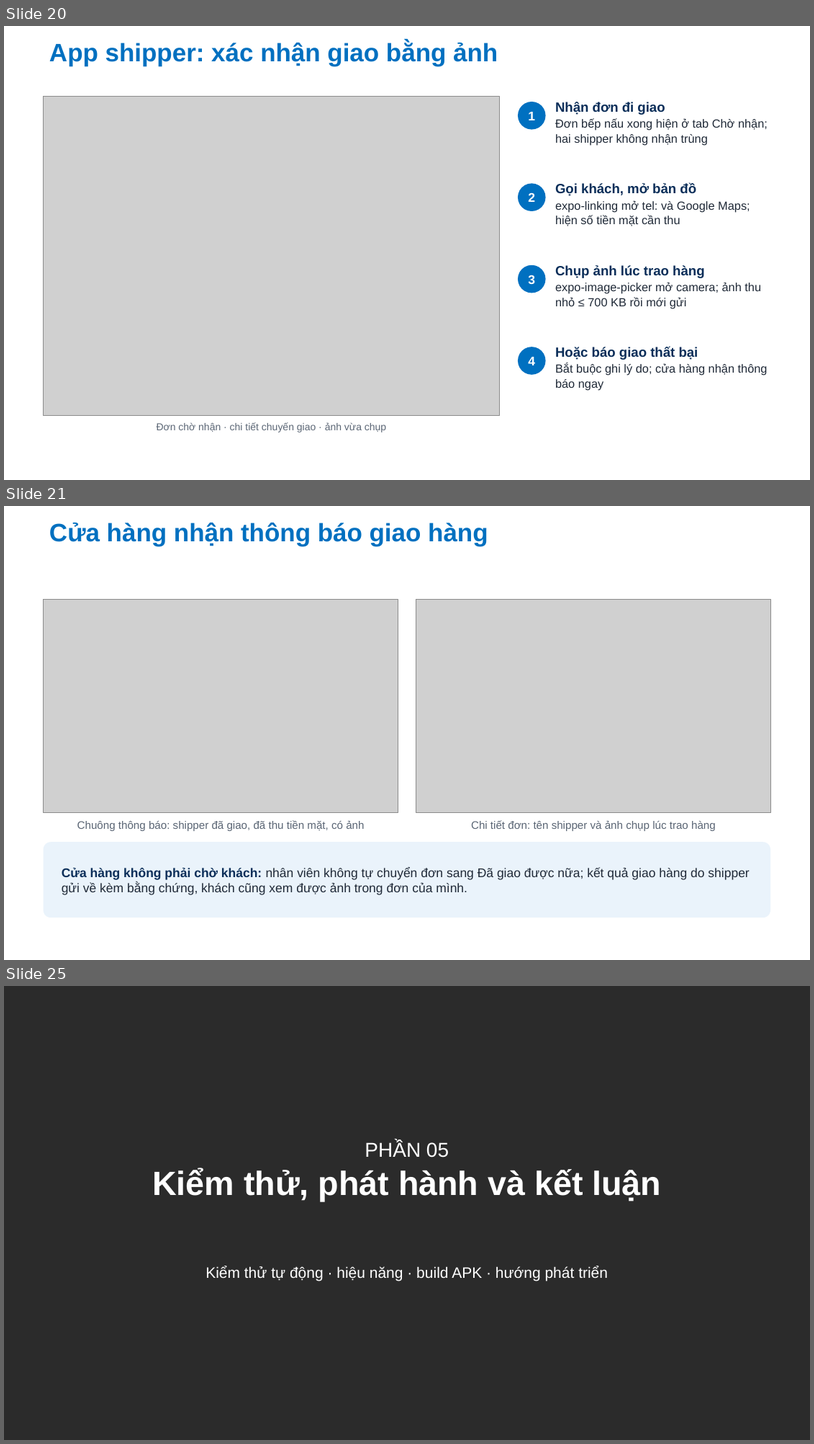
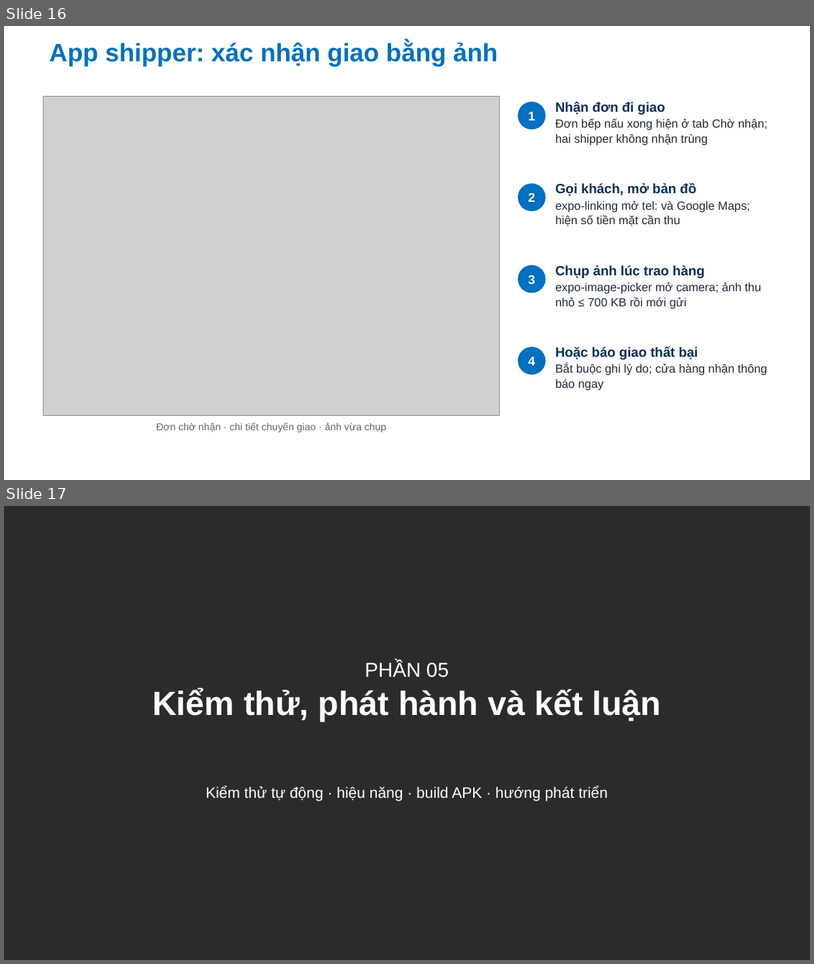
Before and after one commit to Anpham120/restaurant-ordering-mobile, a slide deck: docs/Slide_PTUDDD_AtlasRestaurant.pptx. Shown one above the other, each under a label of ours: slides 20, 21 and 25 before the commit, slides 16 and 17 after it; the slides between them are not shown. The pictures are 814x1444 and 814x964 pixels, drawn with LibreOffice and Linux fonts; fonts in the diff are those of the drawing; grey boxes stand for pictures; background and template pictures are left out; a plain dark background stands for a picture behind light text. Boxes give left, top, right and bottom in pixels: in the first picture for what was removed or moved away, otherwise in the second. Text is boxed around its words. In the diff, an @@ line names an element or a change of style, - is before the commit and + after.

```diff
--- a/docs/Slide_PTUDDD_AtlasRestaurant.pptx
+++ b/docs/Slide_PTUDDD_AtlasRestaurant.pptx
@@ slide 21 removed at (4, 506, 810, 960), background #FFFFFF @@
@@ title removed at (49, 523, 488, 546) @@
-Cửa hàng nhận thông báo giao hàng
@@ picture removed at (44, 599, 399, 812) @@
@@ picture removed at (417, 599, 772, 812) @@
@@ text removed at (77, 820, 364, 831) @@
-Chuông thông báo: shipper đã giao, đã thu tiền mặt, có ảnh
@@ text removed at (471, 820, 716, 831) @@
-Chi tiết đơn: tên shipper và ảnh chụp lúc trao hàng
@@ rounded rectangle removed at (44, 842, 771, 917) @@
@@ text removed at (62, 867, 749, 895) @@
-Cửa hàng không phải chờ khách: nhân viên không tự chuyển đơn sang Đã giao được nữa; kết quả giao hàng do shipper gửi về kèm bằng chứng, khách cũng xem được ảnh trong đơn của mình.
@@ what was slide 20 is now slide 16 @@
@@ what was slide 25 is now slide 17 @@
```
Also in this commit, not shown: 5 slides changed, 7 other slides removed, 1 other file.
